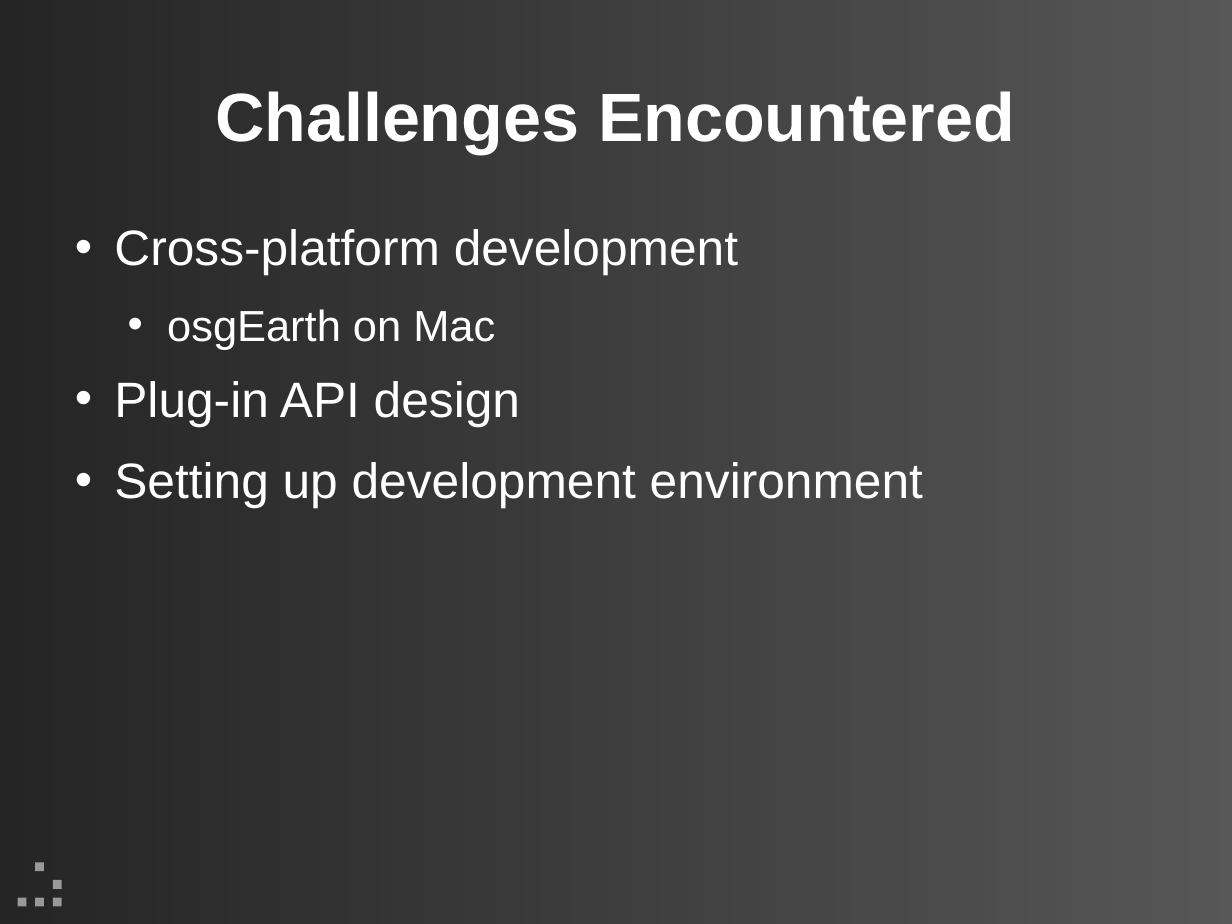
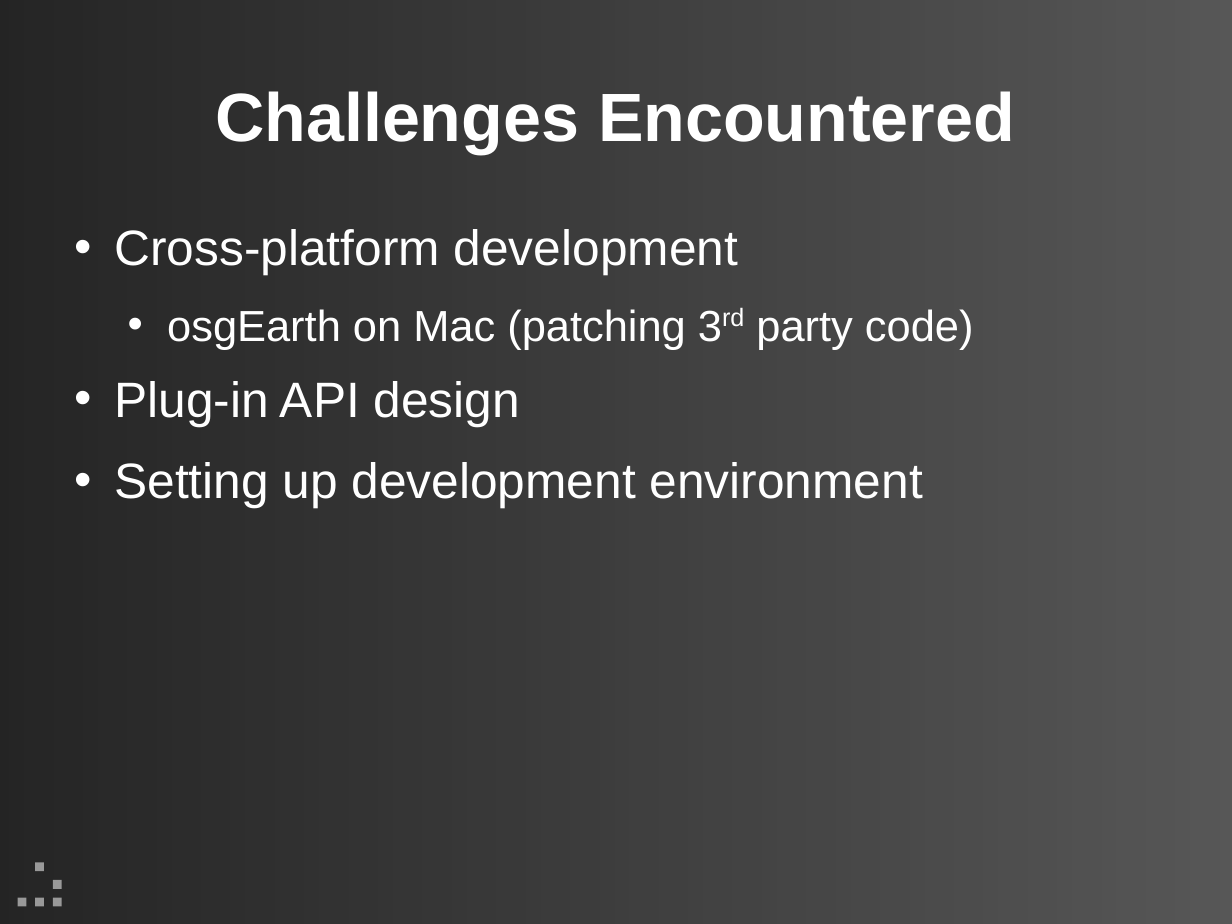
Before and after one commit to updraft/updraft, a slide deck: slide 22 of Docs/presentation.odp (slide 18 before the commit). Drawn at 1232x924 pixels with LibreOffice and Linux fonts; fonts in the diff are those of the drawing; background and template pictures are left out. Boxes give left, top, right and bottom in pixels: in the first picture for what was removed or moved away, otherwise in the second. Text is boxed around its words. In the diff, an @@ line names an element or a change of style, - is before the commit and + after.

```diff
--- a/Docs/presentation.odp
+++ b/Docs/presentation.odp
@@ text at [167, 309, 974, 350]: text changed @@
-  • osgEarth on Mac
+  • osgEarth on Mac (patching 3rd party code)
```
Also in this commit, not shown: 10 other slides changed, 6 slides added, 2 slides removed.
